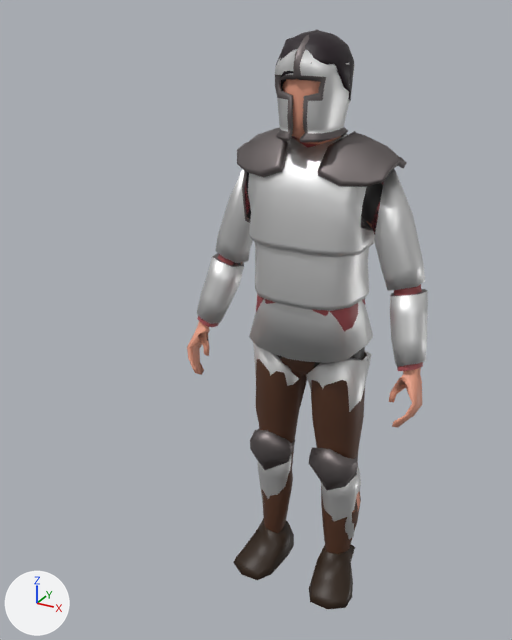
A saved change to the FBX model 3D Modeling RPG/Assets/Characters/personModel_1.fbx.
Both versions are drawn from a 50 mm lens placed at (0.88, -1.97, 1.99), pointed at (-0.03, -0.31, 1.17). Lighting does not change. The marker at lower left points along +X, +Y and +Z. Where no turn or scale is listed for an object, it has been applied to the vertices.

Objects in the first picture: 'Hair', 'Head-Body', 'Helmet', 'Pants', 'PlateBody', 'PlateLegs', 'Shirt', 'Shoes'.
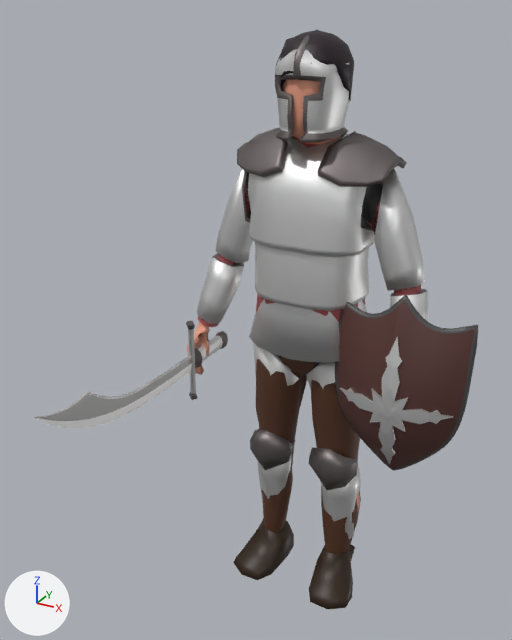
Diff of the bpy script that builds the scene:
```diff
--- a/3D Modeling RPG/Assets/Characters/personModel_1.fbx.py
+++ b/3D Modeling RPG/Assets/Characters/personModel_1.fbx.py
@@ mat_blade_highlight @@
+mat_blade_highlight = principled_material('Blade_Highlight')
+mat_blade_highlight.base_color = (1.0, 1.0, 1.0)  # white #ffffff
+mat_blade_highlight.metallic = 1.0
@@ mat_blade @@
+mat_blade = principled_material('Blade')
+mat_blade.base_color = (0.337, 0.337, 0.337)  # grey #9d9d9d
+mat_blade.metallic = 1.0
@@ mat_wood @@
+mat_wood = principled_material('Wood')
+mat_wood.base_color = (0.0902, 0.0324, 0.0267)  # brown #55322d
@@ mat_metal_grey @@
+mat_metal_grey = principled_material('Metal_Grey')
+mat_metal_grey.base_color = (0.0674, 0.0674, 0.0674)  # dark grey #494949
@@ me_plane @@
+me_plane.from_pydata(...)  # 284 vertices, 264 faces; spans x -0.025..0.025, y -0.81..0.113, z -0.148..0.158
+# faces by material slot: [122, 40, 34, 68]
+me_plane.materials.append(mat_metal_dark)  # grey #7b7474
+me_plane.materials.append(mat_metal)  # white #e7e7e7
+me_plane.materials.append(mat_blade)  # grey #9d9d9d
+me_plane.materials.append(mat_blade_highlight)  # white #ffffff
@@ me_surfpatch @@
+me_surfpatch.from_pydata(...)  # 734 vertices, 726 faces; spans x -0.212..0.212, y -0.105..0.028, z -0.285..0.344
+# faces by material slot: [212, 162, 352]
+me_surfpatch.materials.append(mat_metal)  # white #e7e7e7
+me_surfpatch.materials.append(mat_metal_grey)  # dark grey #494949
+me_surfpatch.materials.append(mat_wood)  # brown #55322d
@@ ob_sword @@
+ob_sword = bpy.data.objects.new('Sword', me_plane)
+ob_sword.location = (-0.346, -0.082, 0.899)
@@ ob_shield @@
+ob_shield = bpy.data.objects.new('Shield', me_surfpatch)
+ob_shield.location = (0.346, -0.082, 0.899)
```

Boxes (x1, y1, x2, y2) around the edits, measured in the pictures (512 x 640 px):
'Shield', added (brown)
    after: (335, 295, 478, 471)
    faces in mat_wood (brown #55322d): (337, 299, 475, 469)
    faces in mat_metal (white #e7e7e7): (339, 337, 453, 464)
    faces in mat_metal_grey (dark grey #494949): (335, 295, 478, 471)
'Sword', added
    after: (34, 321, 228, 428)
    faces in mat_blade (grey #9d9d9d): (35, 357, 192, 421)
    faces in mat_blade_highlight (white #ffffff): (34, 356, 192, 428)
    faces in mat_metal (white #e7e7e7): (188, 329, 223, 394)
    faces in mat_metal_dark (grey #7b7474): (186, 321, 228, 400)
